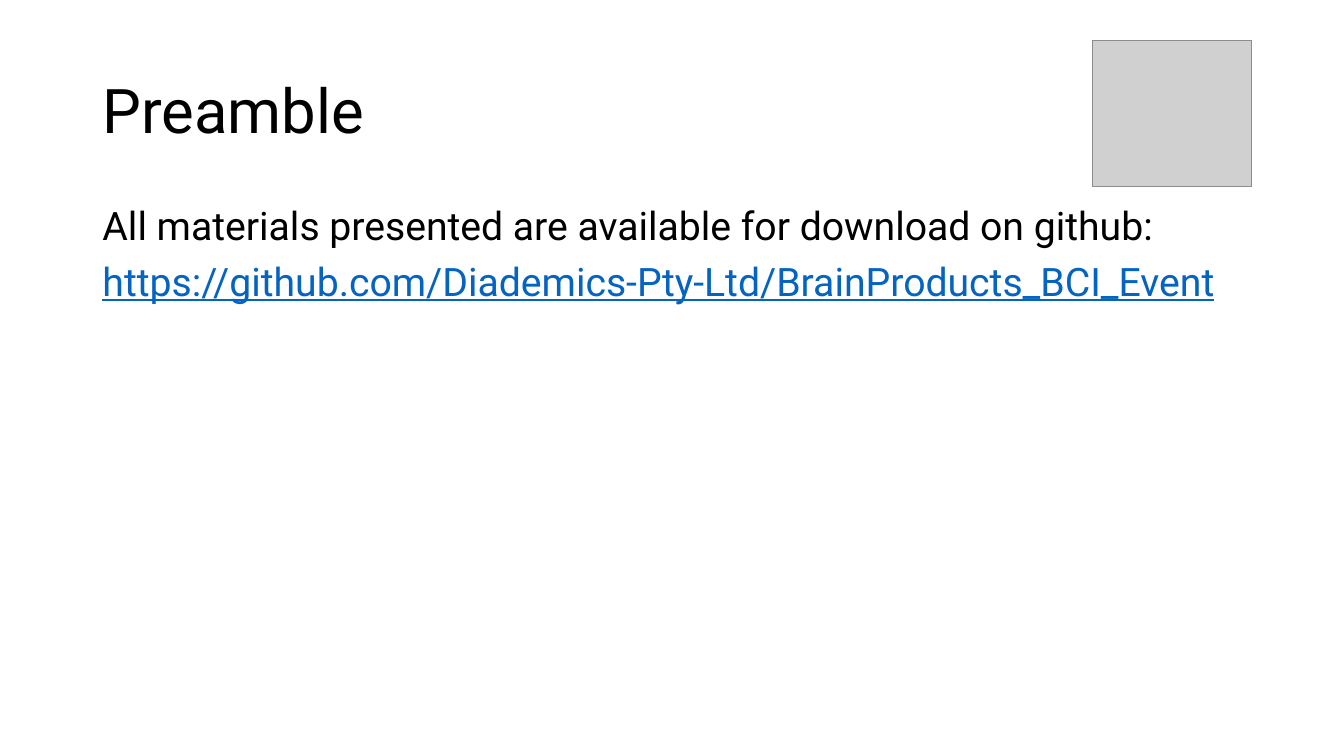
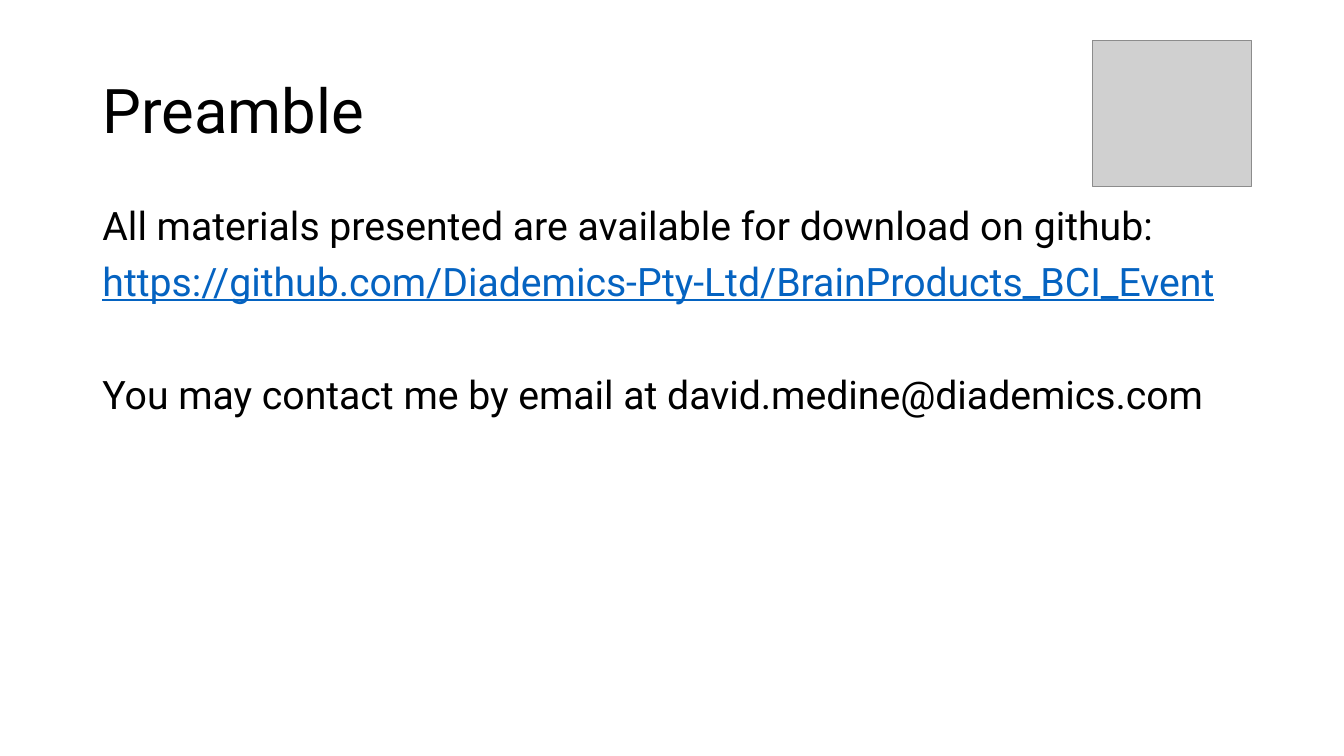
Before and after one commit to Diademics-Pty-Ltd/BrainProducts_BCI_Event, a slide deck: slide 2 of LSL-2/lsl-2.pptx. Drawn at 1344x756 pixels with LibreOffice and Linux fonts; fonts in the diff are those of the drawing; grey boxes stand for pictures. Boxes give left, top, right and bottom in pixels: in the first picture for what was removed or moved away, otherwise in the second. Text is boxed around its words. In the diff, an @@ line names an element or a change of style, - is before the commit and + after.

Commit message:
added email address to slides

```diff
--- a/LSL-2/lsl-2.pptx
+++ b/LSL-2/lsl-2.pptx
@@ text at box(102, 379, 1203, 418): paragraph added @@
+You may contact me by email at david.medine@diademics.com
```
